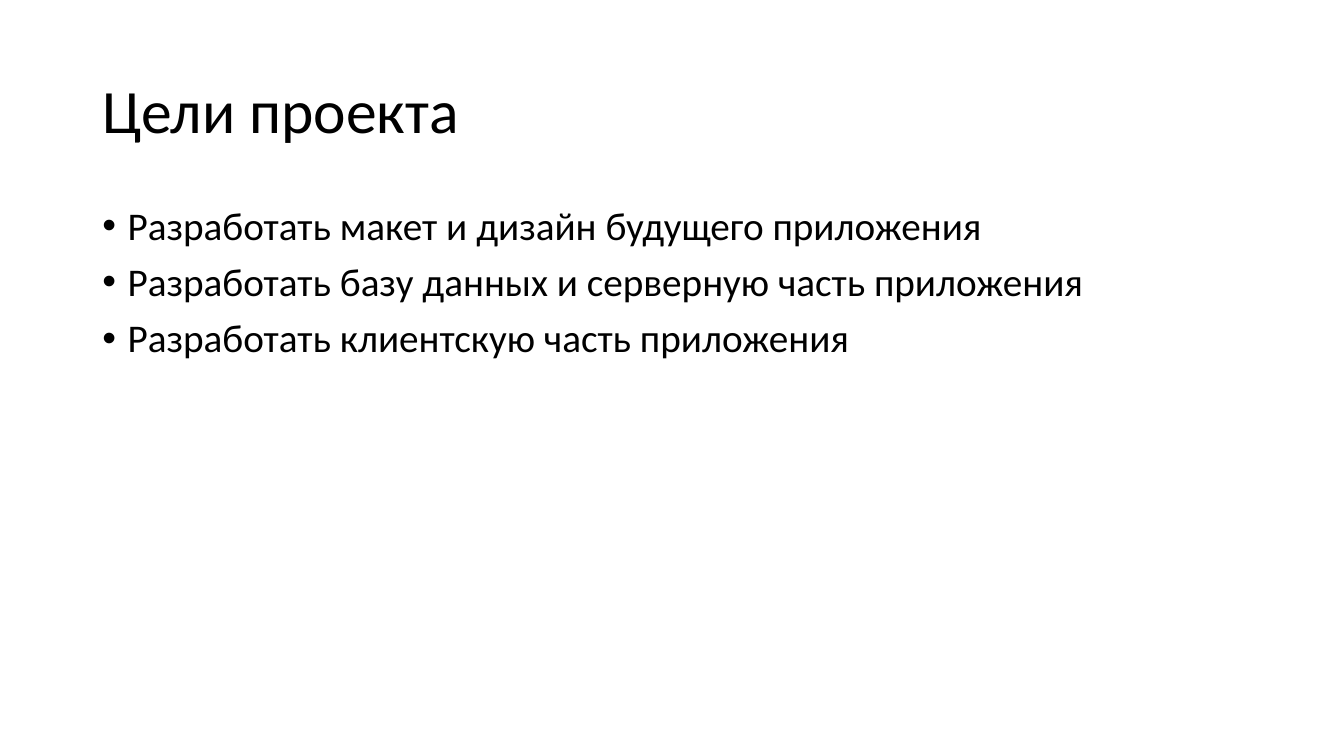
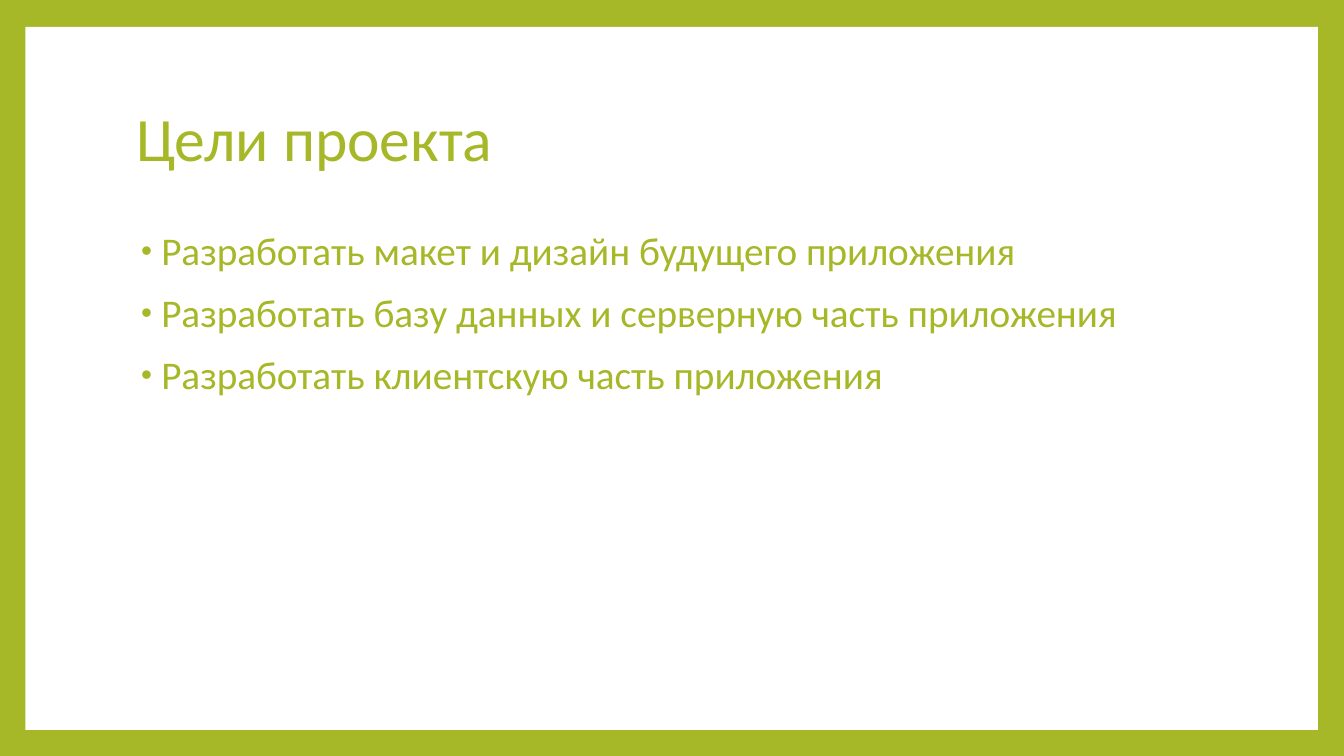
Before and after one commit to ux1e/diplome, a slide deck: slide 2 of files/Записка/Kuznetsov_Ivan_prezentacia.pptx. Drawn at 1344x756 pixels with LibreOffice and Linux fonts; fonts in the diff are those of the drawing. Boxes give left, top, right and bottom in pixels: in the first picture for what was removed or moved away, otherwise in the second. Text is boxed around its words. In the diff, an @@ line names an element or a change of style, - is before the commit and + after.

```diff
--- a/files/Записка/Kuznetsov_Ivan_prezentacia.pptx
+++ b/files/Записка/Kuznetsov_Ivan_prezentacia.pptx
@@ background #FFFFFF to #A6B727 @@
@@ rectangle added at <box>25,27,1318,730</box>, fill #FFFFFF @@
@@ title "Цели проекта": place and size @@
-title "Цели проекта" at <box>102,93,459,143</box>
+title "Цели проекта" at <box>136,121,492,171</box>
@@ title "Цели проекта" at <box>136,121,492,171</box>: text colour #000000 to #A6B727 @@
@@ text "Разработать макет и дизайн будущего ...": place and size @@
-text "Разработать макет и дизайн будущего ..." at <box>128,213,1083,359</box>
+text "Разработать макет и дизайн будущего ..." at <box>161,238,1117,396</box>
@@ text "Разработать макет и дизайн будущего ..." at <box>161,238,1117,396</box>: text colour #000000 to #A6B727; indent changed; more space between paragraphs @@
```
Also in this commit, not shown: 5 other slides changed, 2 other files.
